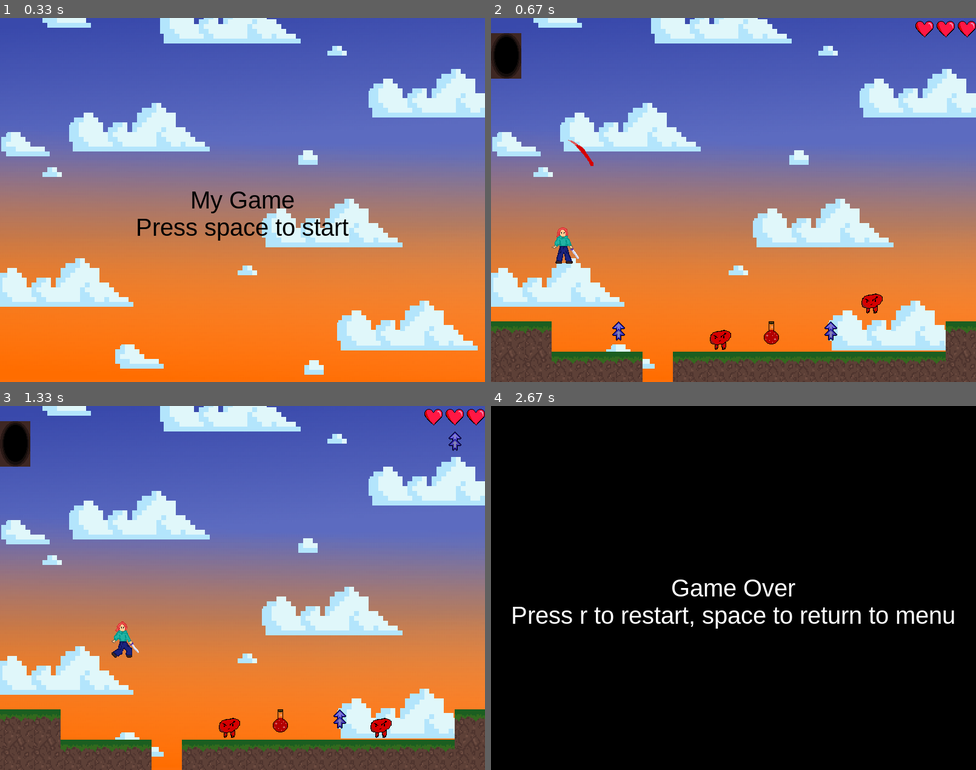
Above: before the commit, frames 1-4 (two rows, left to right).
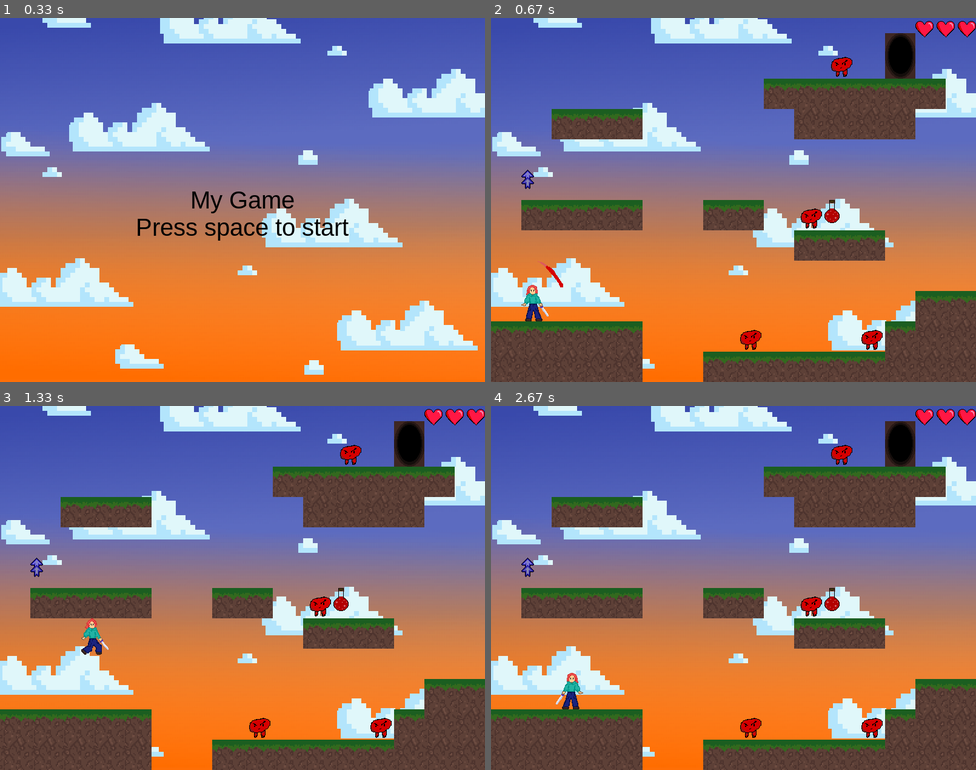
Above: after the commit, the same moments.

Repository: chadzinska/pygame_1
Game: pygame game, started from main.py
Two runs of this game, one before a commit and one after it. Both use one fixed random seed, a clock stepped at 60 frames per second and the inputs below.
Inputs:
- Up to frame 1 (0.33 s): no input
- Up to frame 2 (0.67 s): tap Space at 0.33 s
- Up to frame 3 (1.33 s): hold Right 0.67-1.13 s; hold Up from 1.17 s (still down)
- Up to frame 4 (2.67 s): release Up at 1.47 s; hold Right 1.5-1.97 s; hold Left 2-2.53 s; hold Left from 2.57 s (still down)

Frame 1 is identical in both runs. In frame 2, 20% of the frame differs, in the area x 0-100%, y 4-100%; in frame 3, 20%; in frame 4, 99%, in the area x 0-100%, y 0-100%.

Commit message:
We made a working gamegit statusgit status! :)

Diff:
--- a/main.py
+++ b/main.py
@@ -37,29 +37,28 @@
     on a button press, or at a specified interval, default being 4 times per second '''
 class Debugger():
     def __init__(self, man_enabled, auto_enabled, auto_rate = 15):
-        self.man_enabled = man_enabled
-        self.auto_enabled = auto_enabled
-        self.rate = auto_rate
+        self.man_enabled = man_enabled # whether manual debug is enabled
+        self.auto_enabled = auto_enabled # whether automatic debug is enabled
+        self.rate = auto_rate # how often the automatic debug runs, default is 15
         self.autocounter = 0
 
     def debug_manual(self):
-        print("whatever you want to check")
+        print("whatever you want to check") # eg. printing player health when z is pressed was helpful before we got the hearts working
 
     def debug_auto(self):
-        if self.autocounter < self.rate:
+        if self.autocounter < self.rate:  # wait until the specified interval to run
                 self.autocounter += 1
         else:
-            player.health -= 1
-            print(player.health)
-            self.autocounter = 0
-
-    def update(self, pressed_keys):
+            print("whatever you want to check") # eg. using player.rect.x, player.rect.y was helpful here for debugging collision
+            self.autocounter = 0 # reset the timer
+
+    def update(self, pressed_keys): # every frame, check whether to call either function
         if self.auto_enabled == True:
             self.debug_auto()
         if pressed_keys[K_z] and self.man_enabled == True:
             self.debug_manual()
 
-debugger = Debugger(False, False, 120)
+debugger = Debugger(False, False, 120) # initialise the debugger and its parameters
 
 
 class World():
@@ -69,8 +68,8 @@
         row_count = 0
         for row in data: # iterating through each row
             col_count = 0
-            for tile in row:
-                if tile == 1 or tile == 2:
+            for tile in row: # check every number in the current row
+                if tile == 1 or tile == 2: # handling terrain
                     if tile == 1:
                         img = pygame.transform.scale(dirt_image, (tile_size, tile_size))
                     elif tile == 2:
@@ -80,104 +79,39 @@
                     img_rect.y = row_count * tile_size
                     tile = (img, img_rect)
                     self.tile_list.append(tile)
-                elif tile == 3:
-                    enemy = Enemy((col_count * tile_size + 8), (row_count * tile_size + 15))
-                    all_sprites.add(enemy)
-                elif tile == 4:
-                    strengthboost = Strengthboost((col_count * tile_size), (row_count * tile_size))
-                elif tile == 5:
-                    jumpboost = Jumpboost((col_count * tile_size), (row_count * tile_size))
-
-
+                elif tile == 3 or tile == 4 or tile == 5: # handling entities
+                    if tile == 3:
+                        enemy = Enemy((col_count * tile_size + 8), (row_count * tile_size + 15))
+                        all_sprites.add(enemy)
+                    elif tile == 4:
+                        strengthboost = Strengthboost((col_count * tile_size), (row_count * tile_size))
+                    elif tile == 5:
+                        jumpboost = Jumpboost((col_count * tile_size), (row_count * tile_size))
                 col_count += 1
             row_count += 1
-
 
     def draw(self): # Draws each tile at its respective x/y co-ordinate
         for tile in self.tile_list:
             screen.blit(tile[0], tile[1])
 
 
-world_data = [ # A 16x12 grid representing the level terrain. Each tile has an instruction telling the game what kind of terrain it is
+world_data = [ # A 16x12 grid representing the level. Each tile has an instruction telling the game what it is (terrain, enemy, powerup)
     [0, 0, 0, 0, 0, 0, 0, 0, 0, 0, 0, 0, 0, 0, 0, 0],
+    [0, 0, 0, 0, 0, 0, 0, 0, 0, 0, 0, 3, 0, 0, 0, 0],
+    [0, 0, 0, 0, 0, 0, 0, 0, 0, 2, 2, 2, 2, 2, 2, 0],
+    [0, 0, 2, 2, 2, 0, 0, 0, 0, 0, 1, 1, 1, 1, 0, 0],
     [0, 0, 0, 0, 0, 0, 0, 0, 0, 0, 0, 0, 0, 0, 0, 0],
+    [0, 5, 0, 0, 0, 0, 0, 0, 0, 0, 0, 0, 0, 0, 0, 0],
+    [0, 2, 2, 2, 2, 0, 0, 2, 2, 0, 3, 4, 0, 0, 0, 0],
+    [0, 0, 0, 0, 0, 0, 0, 0, 0, 0, 2, 2, 2, 0, 0, 0],
     [0, 0, 0, 0, 0, 0, 0, 0, 0, 0, 0, 0, 0, 0, 0, 0],
-    [0, 0, 0, 0, 0, 0, 0, 0, 0, 0, 0, 0, 0, 0, 0, 0],
-    [0, 0, 0, 0, 0, 0, 0, 0, 0, 0, 0, 0, 0, 0, 0, 0],
-    [0, 0, 0, 0, 0, 0, 0, 0, 0, 0, 0, 0, 0, 0, 0, 0],
-    [0, 0, 0, 0, 0, 0, 0, 0, 0, 0, 0, 0, 0, 0, 0, 0],
-    [0, 0, 0, 0, 0, 0, 0, 0, 0, 0, 0, 0, 0, 0, 0, 0],
-    [0, 0, 0, 0, 0, 0, 0, 0, 0, 0, 0, 0, 0, 0, 0, 0],
-    [0, 0, 0, 0, 0, 0, 0, 0, 0, 0, 0, 0, 0, 0, 0, 0],
-    [2, 2, 0, 0, 5, 0, 0, 3, 0, 4, 0, 5, 3, 0, 0, 2],
-    [1, 1, 2, 2, 2, 0, 2, 2, 2, 2, 2, 2, 2, 2, 2, 1],
+    [0, 0, 0, 0, 0, 0, 0, 0, 0, 0, 0, 0, 0, 0, 2, 2],
+    [2, 2, 2, 2, 2, 0, 0, 0, 3, 0, 0, 0, 3, 2, 1, 1],
+    [1, 1, 1, 1, 1, 0, 0, 2, 2, 2, 2, 2, 2, 1, 1, 1],
 ]
-
-class Enemy(pygame.sprite.Sprite):
-    def __init__(self, x, y):
-        super(Enemy, self).__init__()
-        all_sprites.add(self)
-        self.surf = pygame.image.load("images/enemy1_r.png").convert_alpha()
-        self.surf.set_colorkey((0,0,0,0), pygame.RLEACCEL)
-        self.rect = self.surf.get_rect()
-        self.rect.x = x
-        self.rect.y = y
-        self.health = 5
-        self.jump_velocity = 12
-        self.yvelocity = 0
-        self.jumping = False
-        self.width = self.surf.get_width()
-        self.height = self.surf.get_height()
-
-    def update(self):
-        dy = 0
-        dx = 0
-
-        x = random.randint(0,99)
-        if x == 1:
-            self.jump()
-
-        # gravity
-        self.yvelocity += 1
-        if self.yvelocity > 10:
-            self.yvelocity = 10 # terminal velocity, you can't fall quicker than 10 pixels per frame
-        dy += self.yvelocity
-
-
-        for tile in world.tile_list:
-            # check collision on x-axis ie. walking into a wall
-            if tile[1].colliderect(self.rect.x + dx, self.rect.y, self.width, self.height):
-                dx = 0
-            # check collision on y-axis
-            if tile[1].colliderect(self.rect.x, self.rect.y + dy, self.width, self.height):
-                if self.yvelocity < 0: # checks whether you're on an upward trajectory ie. jumping into  block from above
-                    dy = tile[1].bottom - self.rect.top
-                    self.yvelocity = 0
-                elif self.yvelocity >= 0: # this checks if you're standing on top of, or jumping down onto a block
-                    dy = tile[1].top - self.rect.bottom
-                    self.yvelocity = 0
-                    self.jumping = False
-
-        self.rect.y += dy
-
-        self.hit()
-
-    def jump(self):
-        if not self.jumping:
-            self.jumping = True
-            self.yvelocity = -self.jump_velocity
-
-    def damage(self, damage): # what to do if the enemy is hit
-        self.health -= damage
-        if self.health == 0:
-            self.kill()
-
-    def hit(self): # if in contact with the player, hurt the player
-        if player.rect.colliderect(self.rect):
-            player.damage()
-
-
-
+# Key - 1:Dirt 2:Grass 3:Enemy 4:Strength boost 5:Jump boost
+
+# entities
 class Player(pygame.sprite.Sprite):
     def __init__(self, x, y):
         super(Player, self).__init__()
@@ -280,7 +214,7 @@
             # check collision on y-axis
             if tile[1].colliderect(self.rect.x, self.rect.y + dy, self.width, self.height):
                 if self.yvelocity < 0: # checks whether you're on an upward trajectory ie. jumping into  block from above
-                    dy = tile[1].bottom - self.rect.top
+                    dy = tile[1].bottom - self.rect.top # changes dx so you'll exactly hit the bottom
                     self.yvelocity = 0
                 elif self.yvelocity >= 0: # this checks if you're standing on top of, or jumping down onto a block
                     dy = tile[1].top - self.rect.bottom
@@ -342,10 +276,71 @@
     def damage(self):
         if not self.sore:
             self.health -= 1
+            print("Ouch!")
             self.sore = True # Starts the counter making the player invincible for a short time
             self.sorecounter = 0
 
-
+class Enemy(pygame.sprite.Sprite):
+    def __init__(self, x, y):
+        super(Enemy, self).__init__()
+        all_sprites.add(self)
+        self.surf = pygame.image.load("images/enemy1_r.png").convert_alpha()
+        self.surf.set_colorkey((0,0,0,0), pygame.RLEACCEL)
+        self.rect = self.surf.get_rect()
+        self.rect.x = x
+        self.rect.y = y
+        self.health = 5
+        self.jump_velocity = 12
+        self.yvelocity = 0
+        self.jumping = False
+        self.width = self.surf.get_width()
+        self.height = self.surf.get_height()
+
+    def update(self):
+        dy = 0
+        dx = 0
+
+        x = random.randint(0,99) # at any given frame, enemy has a 1 in 100 chance of jumping. doesn't change much but adds some fun randomness
+        if x == 1:
+            self.jump()
+
+        # gravity
+        self.yvelocity += 1
+        if self.yvelocity > 10:
+            self.yvelocity = 10 # terminal velocity, you can't fall quicker than 10 pixels per frame
+        dy += self.yvelocity
+
+        # see terrain collision in Player for comments
+        for tile in world.tile_list:
+            if tile[1].colliderect(self.rect.x + dx, self.rect.y, self.width, self.height):
+                dx = 0
+            if tile[1].colliderect(self.rect.x, self.rect.y + dy, self.width, self.height):
+                if self.yvelocity < 0:
+                    dy = tile[1].bottom - self.rect.top
+                    self.yvelocity = 0
+                elif self.yvelocity >= 0:
+                    dy = tile[1].top - self.rect.bottom
+                    self.yvelocity = 0
+                    self.jumping = False
+
+        self.rect.y += dy
+
+        self.hit() # Check every frame if the enemy hit the player
+
+    def jump(self): # Same as player without the double jump capability
+        if not self.jumping:
+            self.jumping = True
+            self.yvelocity = -self.jump_velocity
+
+    def damage(self, damage): # what to do if the enemy is hit
+        self.health -= damage
+        print("Pow!")
+        if self.health == 0:
+            self.kill() # enemy sprite is removed if it has no health
+
+    def hit(self): # if in contact with the player, hurt the player
+        if player.rect.colliderect(self.rect):
+            player.damage()
 
 # powerups
 ''' These should inherit from a powerup class, as they are almost identical,
@@ -476,7 +471,7 @@
 powerups = pygame.sprite.Group()
 
 world = World(world_data)
-exit = Exit(0, 25)
+exit = Exit(SCREEN_WIDTH - 150, 25)
 
 game_state = 'start'
 # Game loop. The code from here on is mainly event handling.
@@ -493,7 +488,7 @@
                     running = False
 
                 if event.key == K_SPACE:
-                    player = Player(100, 200)
+                    player = Player(50, 400)
                     game_state = 'game'
 
             if event.type == QUIT:
Binary file removed: images/old_textures/background.png
Binary file removed: images/old_textures/dirt_placeholder.png
Binary file removed: images/old_textures/guy1.png
Binary file removed: images/old_textures/guy2.png
Binary file removed: images/old_textures/guy3.png
Binary file removed: images/old_textures/guy4.png
